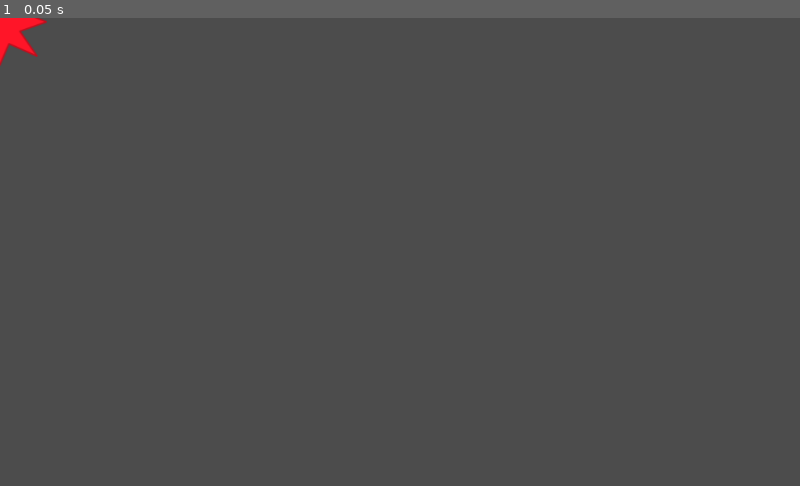
Above: before the commit, frame 1.
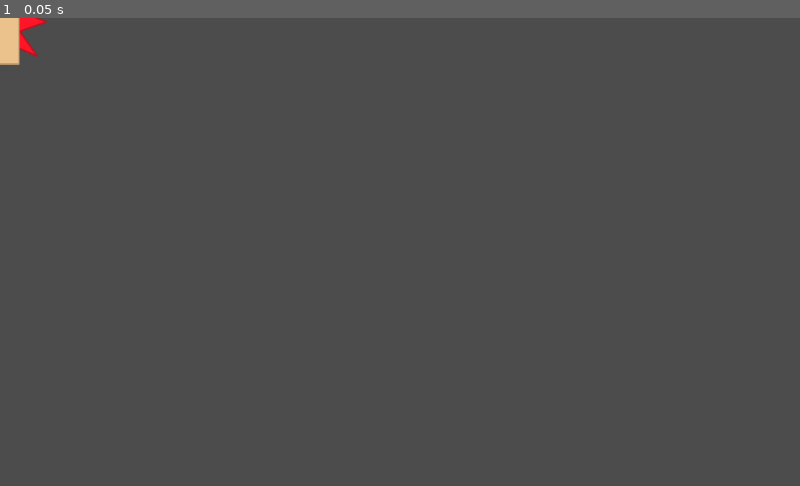
Above: after the commit, the same moment.

Repository: mariothedog/Epidemic-Simulator
Game: Godot game, scene res://Levels/Level 1.tscn
Same seed, same stepped clock (60 frames per second), same inputs: the game is played once before the commit and once after it. The project has no main scene, so this scene is started directly.
Inputs:
- Up to frame 1 (0.05 s): no input

The runs differ from the first frame. In frame 1, 0.3% of the frame differs, in the area x 0-3%, y 0-11%.

Commit message:
Added a human sprite

Diff:
--- /dev/null
+++ b/Human/Human.tscn
@@ -0,0 +1,14 @@
+[gd_scene load_steps=3 format=2]
+
+[ext_resource path="res://Human/Human.png" type="Texture" id=1]
+
+[sub_resource type="RectangleShape2D" id=1]
+extents = Vector2( 30, 65 )
+
+[node name="Human" type="Area2D"]
+
+[node name="Sprite" type="Sprite" parent="."]
+texture = ExtResource( 1 )
+
+[node name="CollisionShape2D" type="CollisionShape2D" parent="."]
+shape = SubResource( 1 )
--- a/Levels/Level 1.tscn
+++ b/Levels/Level 1.tscn
@@ -1,7 +1,10 @@
-[gd_scene load_steps=2 format=2]
+[gd_scene load_steps=3 format=2]
 
 [ext_resource path="res://Player/Player.tscn" type="PackedScene" id=1]
+[ext_resource path="res://Human/Human.tscn" type="PackedScene" id=2]
 
 [node name="Level 1" type="Node2D"]
 
 [node name="Player" parent="." instance=ExtResource( 1 )]
+
+[node name="Human" parent="." instance=ExtResource( 2 )]
Binary file added: Human/Human.png
Not shown, added: Human/Human.png.import
